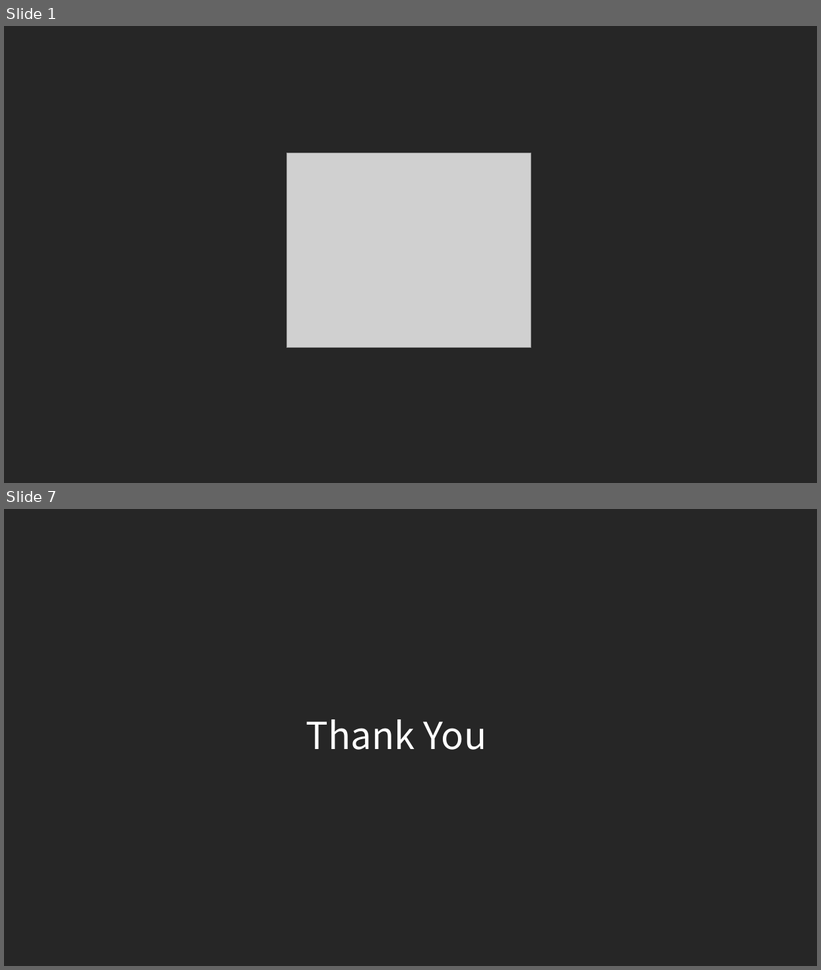
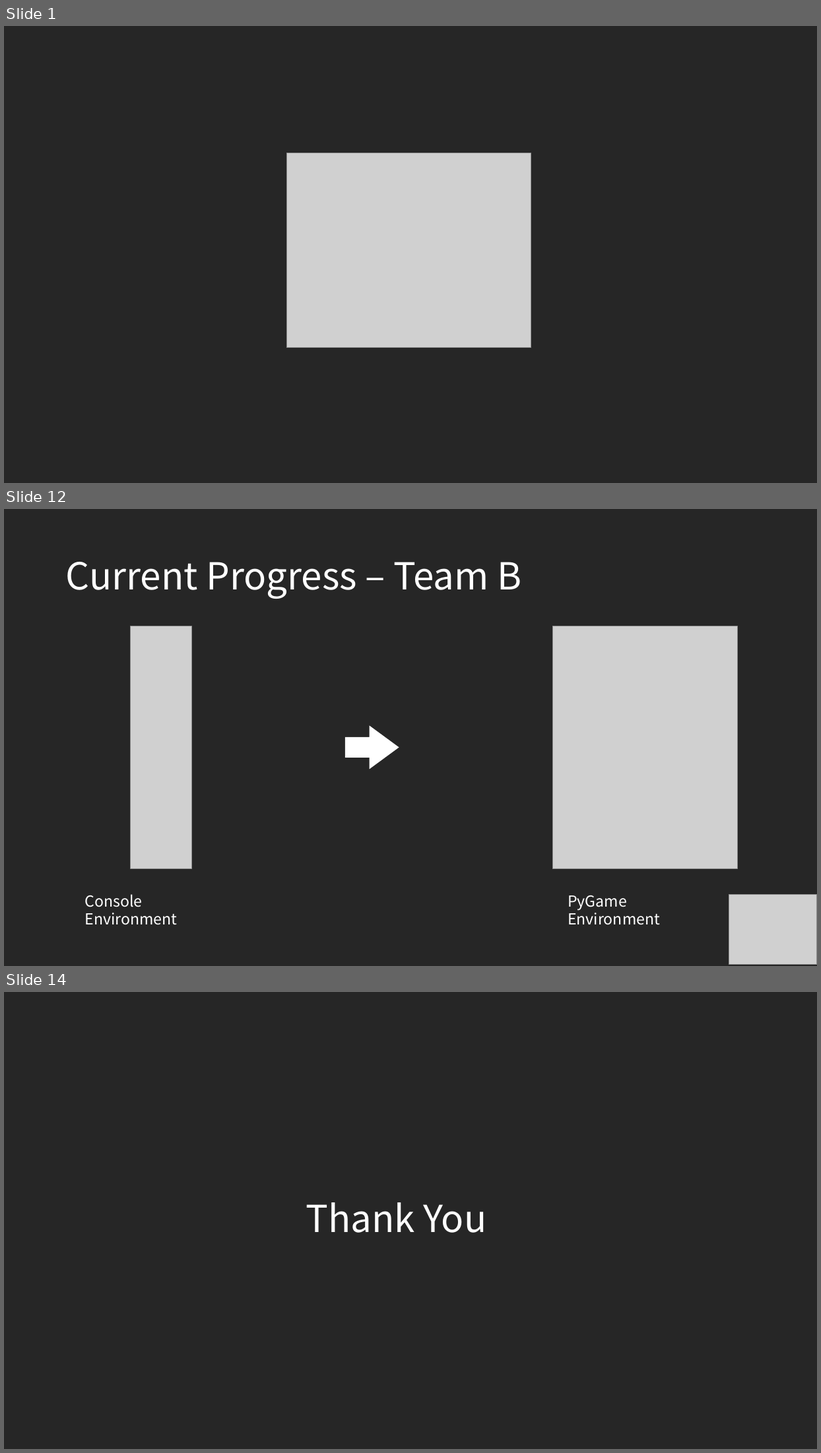
Before and after one commit to commadev/commadev.github.io, a slide deck: assets/documents/190411 Snake.pptx. Shown one above the other, each under a label of ours: slides 1 and 7 before the commit, slides 1, 12 and 14 after it; the slides between them are not shown. The pictures are 821x970 and 821x1453 pixels, drawn with LibreOffice and Linux fonts; fonts in the diff are those of the drawing; grey boxes stand for pictures. Boxes give left, top, right and bottom in pixels: in the first picture for what was removed or moved away, otherwise in the second. Text is boxed around its words. In the diff, an @@ line names an element or a change of style, - is before the commit and + after.

```diff
--- a/assets/documents/190411 Snake.pptx
+++ b/assets/documents/190411 Snake.pptx
@@ slide 12 added at [4,509,817,966], background #262626 @@
@@ title added at [66,562,521,599], 44 pt, text #FFFFFF @@
+Current Progress – Team B
@@ picture added at [130,626,192,869] @@
@@ picture added at [553,626,738,869] @@
@@ right arrow added at [346,725,399,769], fill #FFFFFF @@
@@ text added at [85,894,177,925], 18 pt, text #FFFFFF @@
+Console Environment
@@ text added at [568,896,660,925], 18 pt, text #FFFFFF @@
+PyGame Environment
@@ picture added at [729,895,817,965] @@
@@ what was slide 7 is now slide 14 @@
```
Also in this commit, not shown: 2 slides changed, 9 other slides added, 3 slides removed.
